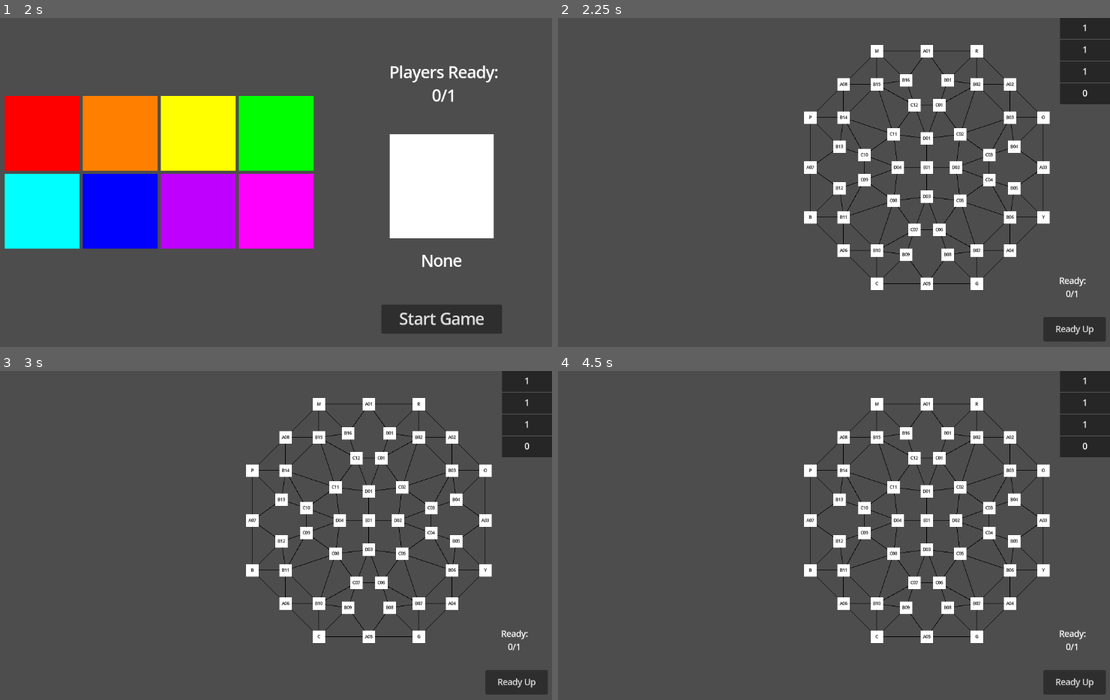
Above: before the commit, frames 1-4 (two rows, left to right).
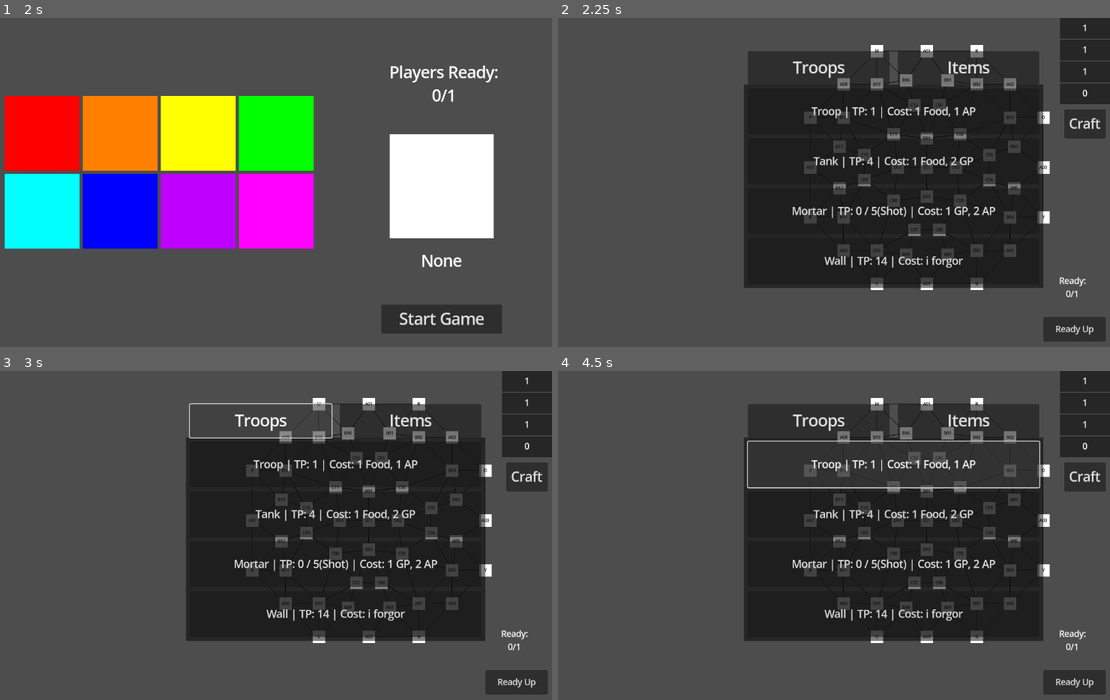
Above: after the commit, the same moments.

Repository: JadenValdez/DivideAndConquer
Game: Godot game, scene res://Scenes/Multiplayer.tscn
Same seed, same stepped clock (60 frames per second), same inputs: the game is played once before the commit and once after it.
Inputs (mouse positions are in pixels of both pictures, inside the frame that each line leads up to):
- Up to frame 1 (2 s): tap Enter at 0.5 s; move the mouse to (386, 169) at 0.52 s; click (386, 169) at 0.67 s; click "Host Game" at 1.25 s
- Up to frame 2 (2.25 s): click "Start Game" at 2 s
- Up to frame 3 (3 s): click (259, 420) at 2.75 s, where only the run after the commit has a clickable "Troops"
- Up to frame 4 (4.5 s): click (966, 420) at 3.5 s, where only the run after the commit has a clickable "Items"; click (894, 463) at 4.25 s, where only the run after the commit has a clickable "Troop | TP: 1 | Cost: 1 Food,…"

Frame 1 is identical in both runs. In frame 2, 38% of the frame differs, in the area x 33-100%, y 10-83%; in frame 3, 36%; in frame 4, 38%.

Commit message:
Added Crafting Window
Added crafting window for crafting troops and items.

Diff:
--- a/Scenes/MainBoard.tscn
+++ b/Scenes/MainBoard.tscn
@@ -1,10 +1,11 @@
-[gd_scene load_steps=6 format=3 uid="uid://bj4j158tv1i24"]
+[gd_scene load_steps=7 format=3 uid="uid://bj4j158tv1i24"]
 
 [ext_resource type="Script" path="res://Scripts/MainBoard.gd" id="1_2k0u8"]
 [ext_resource type="PackedScene" uid="uid://bstvhaqdh3i70" path="res://Scenes/Territory.tscn" id="1_jx5dg"]
 [ext_resource type="Script" path="res://Scripts/BoardLines.gd" id="3_l8gkv"]
 [ext_resource type="Script" path="res://Scripts/ResourceTabs.gd" id="4_g2v8w"]
 [ext_resource type="Script" path="res://Scripts/MortarButtons.gd" id="4_oeokj"]
+[ext_resource type="Script" path="res://Scripts/CraftingWindow.gd" id="6_mgc0v"]
 
 [node name="MainBoard" type="Node2D"]
 script = ExtResource("1_2k0u8")
@@ -384,6 +385,102 @@
 horizontal_alignment = 1
 vertical_alignment = 1
 
+[node name="CraftingWindow" type="Node2D" parent="."]
+script = ExtResource("6_mgc0v")
+
+[node name="Background" type="ColorRect" parent="CraftingWindow"]
+offset_left = 448.0
+offset_top = 128.0
+offset_right = 1024.0
+offset_bottom = 520.0
+color = Color(0, 0, 0, 0.501961)
+
+[node name="TroopsButton" type="Button" parent="CraftingWindow"]
+offset_left = 456.0
+offset_top = 64.0
+offset_right = 728.0
+offset_bottom = 128.0
+theme_override_font_sizes/font_size = 30
+text = "Troops"
+
+[node name="ItemsButton" type="Button" parent="CraftingWindow"]
+offset_left = 744.0
+offset_top = 64.0
+offset_right = 1016.0
+offset_bottom = 128.0
+theme_override_font_sizes/font_size = 30
+text = "Items
+"
+
+[node name="TroopsWindow" type="Node2D" parent="CraftingWindow"]
+
+[node name="CraftTroop" type="Button" parent="CraftingWindow/TroopsWindow"]
+offset_left = 456.0
+offset_top = 136.0
+offset_right = 1016.0
+offset_bottom = 224.0
+theme_override_font_sizes/font_size = 20
+text = "Troop | TP: 1 | Cost: 1 Food, 1 AP"
+
+[node name="CraftTank" type="Button" parent="CraftingWindow/TroopsWindow"]
+offset_left = 456.0
+offset_top = 232.0
+offset_right = 1016.0
+offset_bottom = 320.0
+theme_override_font_sizes/font_size = 20
+text = "Tank | TP: 4 | Cost: 1 Food, 2 GP"
+
+[node name="CraftMortar" type="Button" parent="CraftingWindow/TroopsWindow"]
+offset_left = 456.0
+offset_top = 328.0
+offset_right = 1016.0
+offset_bottom = 416.0
+theme_override_font_sizes/font_size = 20
+text = "Mortar | TP: 0 / 5(Shot) | Cost: 1 GP, 2 AP"
+
+[node name="CraftWall" type="Button" parent="CraftingWindow/TroopsWindow"]
+offset_left = 456.0
+offset_top = 424.0
+offset_right = 1016.0
+offset_bottom = 512.0
+theme_override_font_sizes/font_size = 20
+text = "Wall | TP: 14 | Cost: i forgor"
+
+[node name="ItemsWindow" type="Node2D" parent="CraftingWindow"]
+visible = false
+
+[node name="CraftTroop" type="Button" parent="CraftingWindow/ItemsWindow"]
+offset_left = 456.0
+offset_top = 136.0
+offset_right = 1016.0
+offset_bottom = 224.0
+theme_override_font_sizes/font_size = 20
+text = "Troop | TP: 1 | Cost: 1 Food, 1 AP"
+
+[node name="CraftTank" type="Button" parent="CraftingWindow/ItemsWindow"]
+offset_left = 456.0
+offset_top = 232.0
+offset_right = 1016.0
+offset_bottom = 320.0
+theme_override_font_sizes/font_size = 20
+text = "Tank | TP: 4 | Cost: 1 Food, 2 GP"
+
+[node name="CraftMortar" type="Button" parent="CraftingWindow/ItemsWindow"]
+offset_left = 456.0
+offset_top = 328.0
+offset_right = 1016.0
+offset_bottom = 416.0
+theme_override_font_sizes/font_size = 20
+text = "Mortar | TP: 0 / 5(Shot) | Cost: 1 GP, 2 AP"
+
+[node name="CraftWall" type="Button" parent="CraftingWindow/ItemsWindow"]
+offset_left = 456.0
+offset_top = 424.0
+offset_right = 1016.0
+offset_bottom = 512.0
+theme_override_font_sizes/font_size = 20
+text = "Wall | TP: 14 | Cost: i forgor"
+
 [node name="Undo" type="Button" parent="."]
 visible = false
 offset_left = 496.0
@@ -399,6 +496,14 @@
 offset_bottom = 623.0
 text = "Ready Up"
 
+[node name="Craft" type="Button" parent="."]
+offset_left = 1064.0
+offset_top = 176.0
+offset_right = 1144.0
+offset_bottom = 232.0
+theme_override_font_sizes/font_size = 25
+text = "Craft"
+
 [node name="ReadyPlayersLabel" type="Label" parent="."]
 offset_left = 1008.0
 offset_top = 488.0
@@ -411,5 +516,10 @@
 
 [connection signal="pressed" from="MortarButtons/Fire" to="MortarButtons" method="_on_fire_pressed"]
 [connection signal="pressed" from="MortarButtons/Move" to="MortarButtons" method="_on_move_pressed"]
+[connection signal="pressed" from="CraftingWindow/TroopsWindow/CraftTroop" to="CraftingWindow" method="_on_craft_troop_pressed"]
+[connection signal="pressed" from="CraftingWindow/TroopsWindow/CraftTank" to="CraftingWindow" method="_on_craft_tank_pressed"]
+[connection signal="pressed" from="CraftingWindow/TroopsWindow/CraftMortar" to="CraftingWindow" method="_on_craft_mortar_pressed"]
+[connection signal="pressed" from="CraftingWindow/TroopsWindow/CraftWall" to="CraftingWindow" method="_on_craft_wall_pressed"]
 [connection signal="pressed" from="Undo" to="." method="_on_undo_pressed"]
 [connection signal="pressed" from="Ready" to="." method="_on_ready_pressed"]
+[connection signal="pressed" from="Craft" to="." method="_on_craft_pressed"]
--- /dev/null
+++ b/Scripts/CraftingWindow.gd
@@ -0,0 +1,33 @@
+extends Node2D
+
+
+# Called when the node enters the scene tree for the first time.
+func _ready() -> void:
+	pass # Replace with function body.
+
+
+func _on_craft_troop_pressed() -> void:
+	if GameManager.Players[multiplayer.get_unique_id()].Resources.Food >= 1 && GameManager.Players[multiplayer.get_unique_id()].Resources.AP >= 1:
+		GameManager.Players[multiplayer.get_unique_id()].Resources.Food -= 1
+		GameManager.Players[multiplayer.get_unique_id()].Resources.AP -= 1
+		#craft
+	else:
+		print("Cannot afford Troop")
+
+func _on_craft_tank_pressed() -> void:
+	if GameManager.Players[multiplayer.get_unique_id()].Resources.Food >= 1 && GameManager.Players[multiplayer.get_unique_id()].Resources.GP >= 2:
+		GameManager.Players[multiplayer.get_unique_id()].Resources.Food -= 1
+		GameManager.Players[multiplayer.get_unique_id()].Resources.GP -= 2
+	else:
+		print("Cannot afford Tank")
+
+func _on_craft_mortar_pressed() -> void:
+	if GameManager.Players[multiplayer.get_unique_id()].Resources.GP >= 1 && GameManager.Players[multiplayer.get_unique_id()].Resources.AP >= 2:
+		GameManager.Players[multiplayer.get_unique_id()].Resources.GP -= 1
+		GameManager.Players[multiplayer.get_unique_id()].Resources.AP -= 1
+	else:
+		print("Cannot afford Mortar")
+
+
+func _on_craft_wall_pressed() -> void:
+	pass # Replace with function body.
--- a/Scripts/MainBoard.gd
+++ b/Scripts/MainBoard.gd
@@ -5,6 +5,9 @@
 @onready var ready_players_label: Label = $ReadyPlayersLabel
 
 @onready var undo: Button = $Undo
+
+@onready var craft: Button = $Craft
+@onready var crafting_window: Node2D = $CraftingWindow
 
 const TROOP_TAB = preload("res://Scenes/TroopTab.tscn")
 # Called when the node enters the scene tree for the first time.
@@ -39,7 +42,6 @@
 	else:
 		undo.show()
 
-
 func _on_undo_pressed() -> void:
 	SignalBus.undo_move.emit()
 
@@ -55,3 +57,12 @@
 func _update_ready_players_board() -> void:
 	ready_players_label.text = "Ready:
 		" + str(GameManager.ReadyPlayers) + "/" + str(GameManager.TotalPlayers)
+
+
+func _on_craft_pressed() -> void:
+	if craft.text == "Craft":
+		craft.text = "Close"
+		crafting_window.show()
+	else:
+		craft.text = "Craft"
+		crafting_window.hide()
